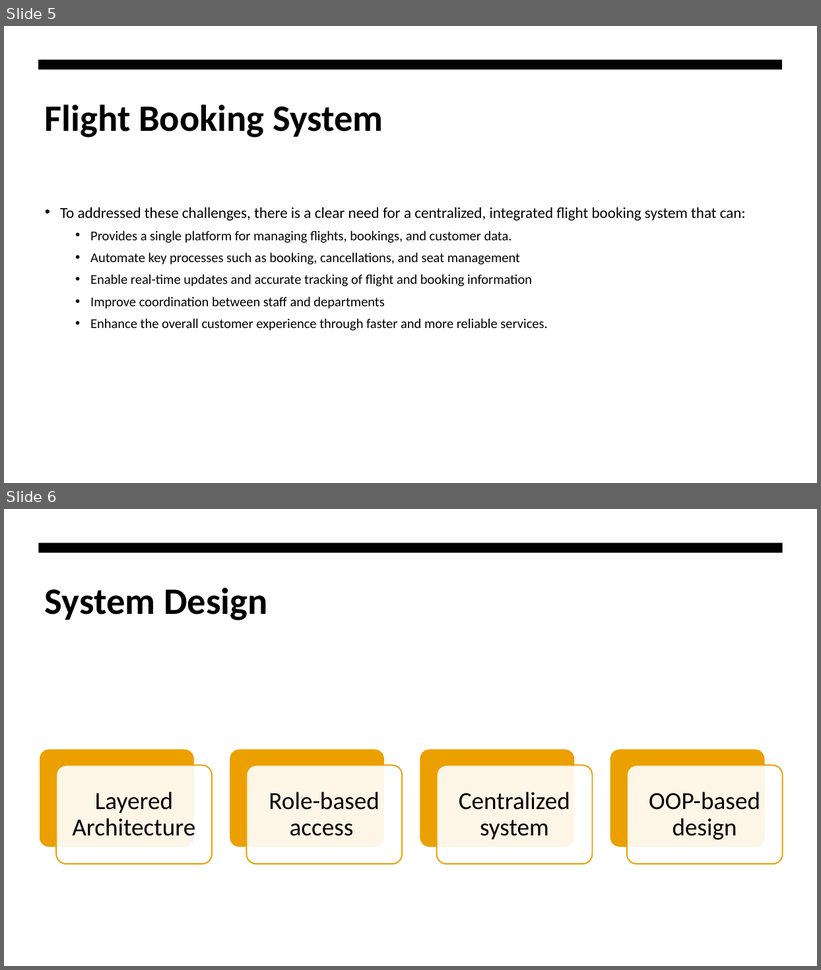
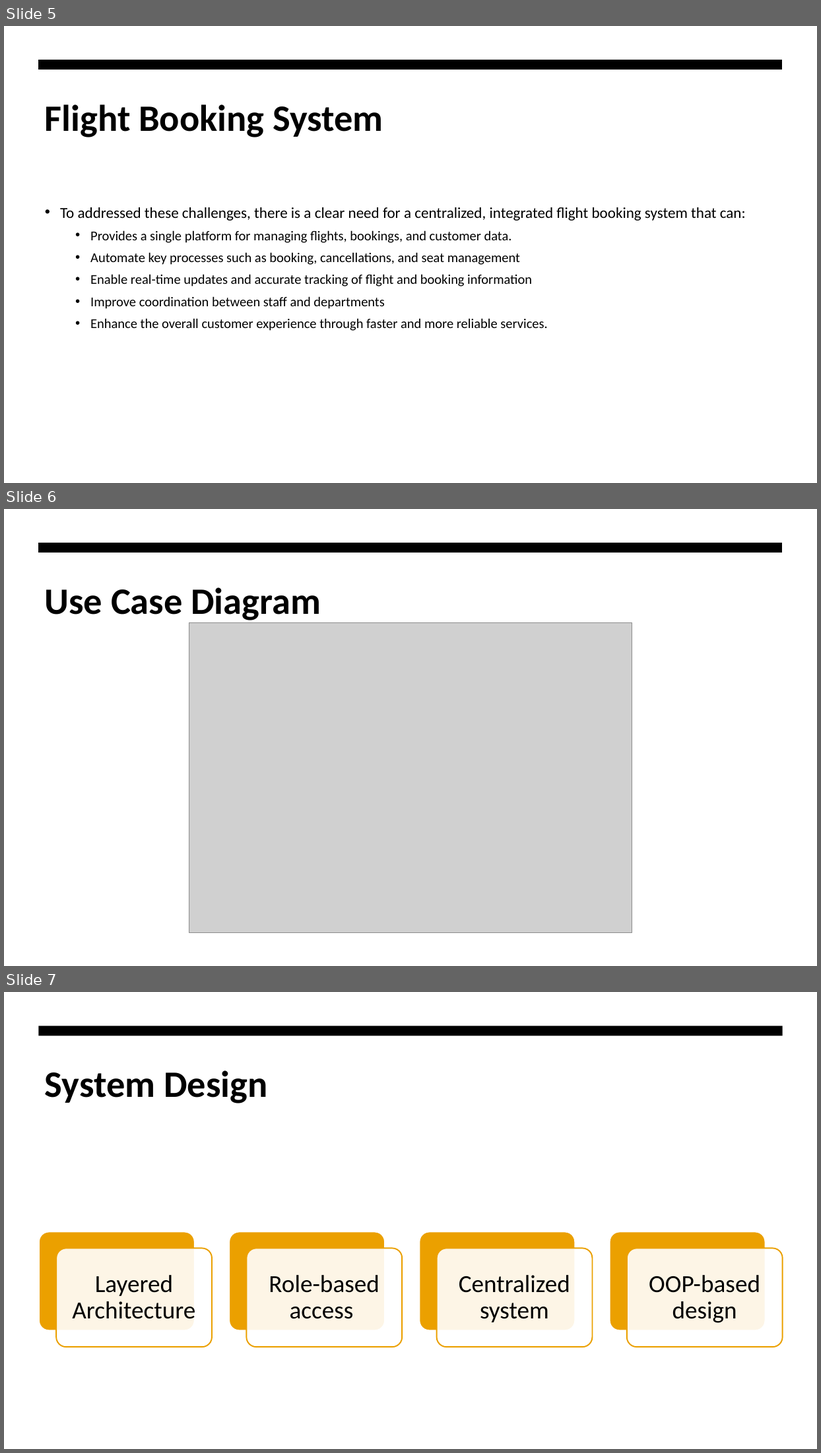
Before and after one commit to Ianieee36/ENSE706_Project, a slide deck: FBS_Presentation.pptx. Shown one above the other, each under a label of ours: slides 5 and 6 before the commit, slides 5, 6 and 7 after it. The pictures are 821x970 and 821x1453 pixels, drawn with LibreOffice and Linux fonts; fonts in the diff are those of the drawing; grey boxes stand for pictures. Boxes give left, top, right and bottom in pixels: in the first picture for what was removed or moved away, otherwise in the second. Text is boxed around its words. In the diff, an @@ line names an element or a change of style, - is before the commit and + after.

Commit message:
Update: FBS_Presentation
Add my use case diagram to explain how actors or users interact with the system.

```diff
--- a/FBS_Presentation.pptx
+++ b/FBS_Presentation.pptx
@@ slide 6 added at (4,509,817,966), background #FFFFFF; not listed: 1 template element that a slide beside it also shows @@
@@ title added at (45,588,321,623), 44 pt, text #000000, bold @@
+Use Case Diagram
@@ picture added at (189,623,632,933) @@
@@ what was slide 6 is now slide 7 @@
```
Also in this commit, not shown: 1 slide changed.
